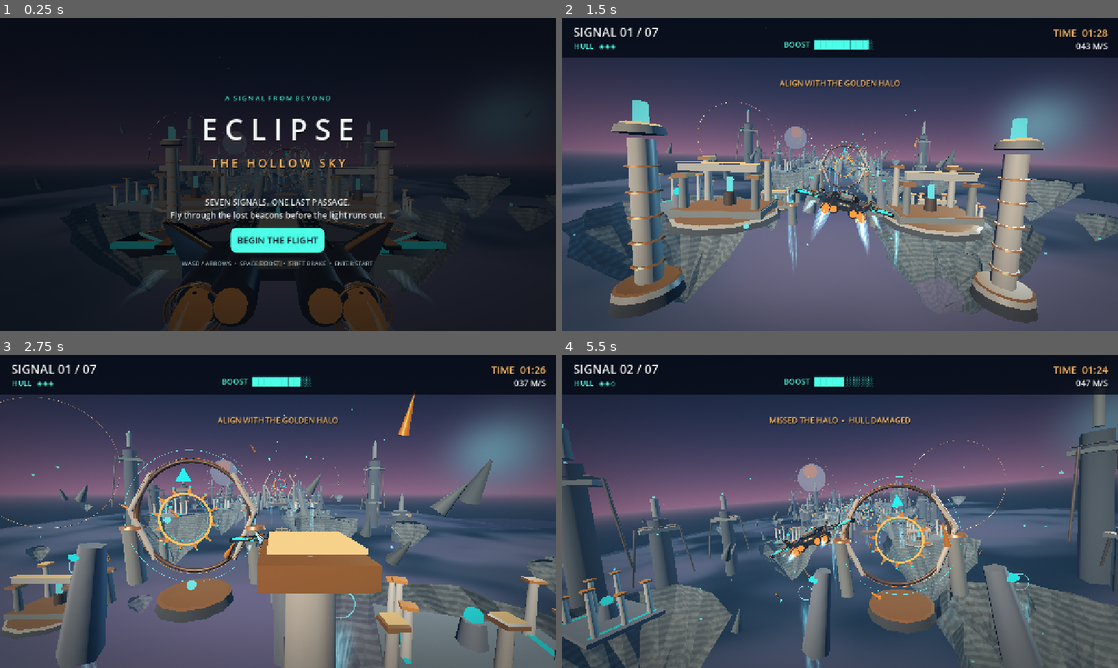
Above: before the commit, frames 1-4 (two rows, left to right).
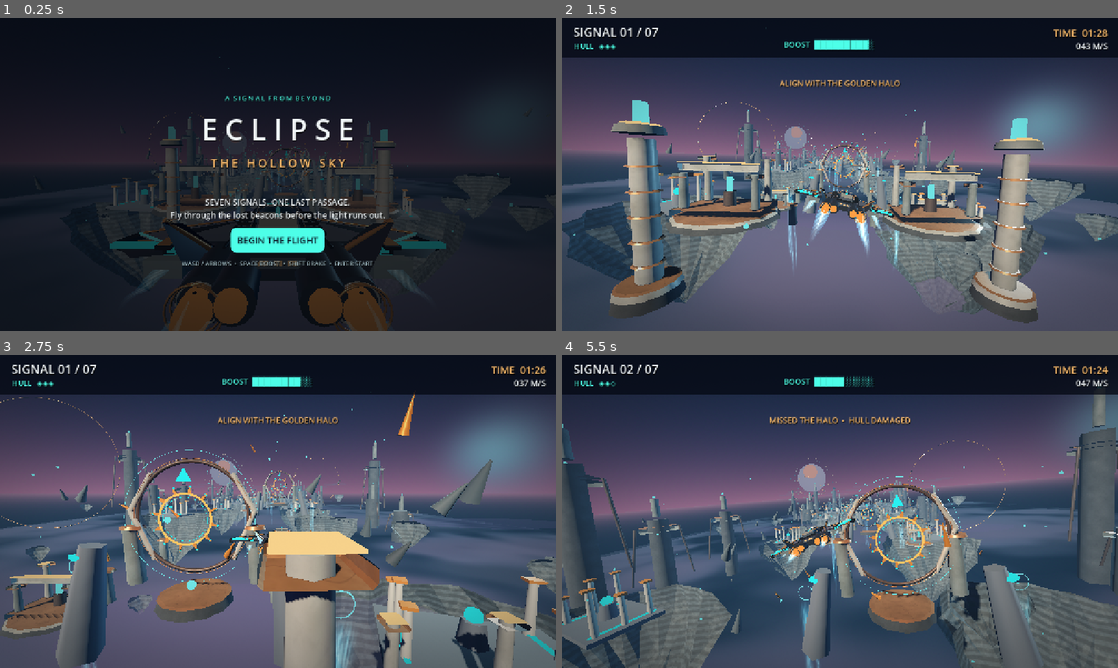
Above: after the commit, the same moments.

Repository: tpylman90-ctrl/Eclipse-The-Hollow-Sky
Game: Godot game, scene res://scenes/main.tscn
Two runs of this game, one before a commit and one after it. Both use one fixed random seed, a clock stepped at 60 frames per second and the inputs below.
Inputs:
- Up to frame 1 (0.25 s): no input
- Up to frame 2 (1.5 s): click "BEGIN THE FLIGHT" at 0.5 s; tap Enter (start_game) at 1.25 s; hold D (steer_right) from 1.28 s (still down); hold Space (boost) from 1.28 s (still down)
- Up to frame 3 (2.75 s): release D (steer_right) at 2.03 s; release Space (boost) at 2.03 s; hold Shift (brake) from 2.03 s (still down); tap Enter (start_game) at 2.1 s
- Up to frame 4 (5.5 s): release Shift (brake) at 2.78 s; hold D (steer_right) 2.78-3.53 s; hold Space (boost) 2.78-3.53 s; hold W (steer_up) 3.53-4.28 s; tap Enter (start_game) at 3.6, 5.1 s; hold Space (boost) 4.28-5.03 s; hold A (steer_left) from 4.28 s (still down)

The runs differ from the first frame. In frame 1, 0.2% of the frame differs, in the area x 27-72%, y 37-67%; in frame 2, 2.0%; in frame 3, 3.0%, in the area x 0-96%, y 32-100%; in frame 4, 1.1%.

Commit message:
Upgrade temple architecture to weathered PBR materials, chamfered geometry and cast shadows

Diff:
--- a/scripts/art_direction.gd
+++ b/scripts/art_direction.gd
@@ -1,13 +1,16 @@
 extends Node3D
+
+const MeshFactory = preload("res://scripts/mesh_factory.gd")
+const PBR_WEATHER_SHADER = preload("res://shaders/weathered_architecture.gdshader")
 ## Art-pass 02: a cinematic architectural layer, entirely generated from reusable meshes.
 ## Designed for the Godot 4 Compatibility renderer and a midrange/entry-level Android GPU.
 
 var world
-var basalt: StandardMaterial3D
-var cut_stone: StandardMaterial3D
-var polished_stone: StandardMaterial3D
-var aged_bronze: StandardMaterial3D
-var dark_bronze: StandardMaterial3D
+var basalt: Material
+var cut_stone: Material
+var polished_stone: Material
+var aged_bronze: Material
+var dark_bronze: Material
 var light_gold: StandardMaterial3D
 var energy: StandardMaterial3D
 var lunar: StandardMaterial3D
@@ -20,11 +23,11 @@
     structural = Node3D.new()
     structural.name = "RuinsAndMonuments"
     add_child(structural)
-    basalt = _mat(Color("#202b39"), 0.93, 0.04)
-    cut_stone = _mat(Color("#50606a"), 0.72, 0.08)
-    polished_stone = _mat(Color("#829093"), 0.42, 0.13)
-    aged_bronze = _mat(Color("#8f6e4d"), 0.38, 0.62)
-    dark_bronze = _mat(Color("#433c39"), 0.51, 0.63)
+    basalt = _pbr(Color("#293440"), Color("#111c24"), 0.04, 0.85, 0.83)
+    cut_stone = _pbr(Color("#596d76"), Color("#233743"), 0.07, 0.72, 0.72)
+    polished_stone = _pbr(Color("#899a9e"), Color("#334c55"), 0.14, 0.39, 0.42)
+    aged_bronze = _pbr(Color("#aa8260"), Color("#40312c"), 0.64, 0.53, 0.34)
+    dark_bronze = _pbr(Color("#4a4444"), Color("#201c23"), 0.59, 0.59, 0.48)
     light_gold = _glow(Color("#efb46d"), 1.9)
     energy = _glow(Color("#59d4d4"), 2.7)
     lunar = _glow(Color("#b89bac"), 0.72)
@@ -38,6 +41,19 @@
     _build_starlight()
 
 
+func _pbr(base: Color, veins: Color, metal: float, weather: float, rough: float) -> ShaderMaterial:
+    var surface := ShaderMaterial.new()
+    surface.shader = PBR_WEATHER_SHADER
+    surface.set_shader_parameter("base_tint", base)
+    surface.set_shader_parameter("vein_tint", veins)
+    surface.set_shader_parameter("polished_edge_tint", base.lightened(0.30))
+    surface.set_shader_parameter("metalness", metal)
+    surface.set_shader_parameter("weathering", weather)
+    surface.set_shader_parameter("roughness_level", rough)
+    surface.set_shader_parameter("map_scale", 0.44)
+    return surface
+
+
 func _mat(color: Color, rough: float, metal: float) -> StandardMaterial3D:
     var m := StandardMaterial3D.new()
     m.albedo_color = color
@@ -60,15 +76,15 @@
     n.mesh = shape
     n.position = pos
     n.material_override = material
-    n.cast_shadow = GeometryInstance3D.SHADOW_CASTING_SETTING_OFF
+    n.cast_shadow = GeometryInstance3D.SHADOW_CASTING_SETTING_ON if material in [basalt, cut_stone, polished_stone, aged_bronze, dark_bronze] else GeometryInstance3D.SHADOW_CASTING_SETTING_OFF
     parent.add_child(n)
     return n
 
 
 func _box(parent: Node3D, pos: Vector3, size: Vector3, material: Material) -> MeshInstance3D:
-    var b := BoxMesh.new()
-    b.size = size
-    return _mesh(parent, b, pos, material)
+    # Even narrow accent bars keep crisp physically illuminated bevels.
+    var bevel: float = minf(0.26, minf(size.x, minf(size.y, size.z)) * 0.20)
+    return _mesh(parent, MeshFactory.bevel_box(size, bevel), pos, material)
 
 
 func _cylinder(parent: Node3D, pos: Vector3, radius: float, height: float, sides: int, material: Material) -> MeshInstance3D:
